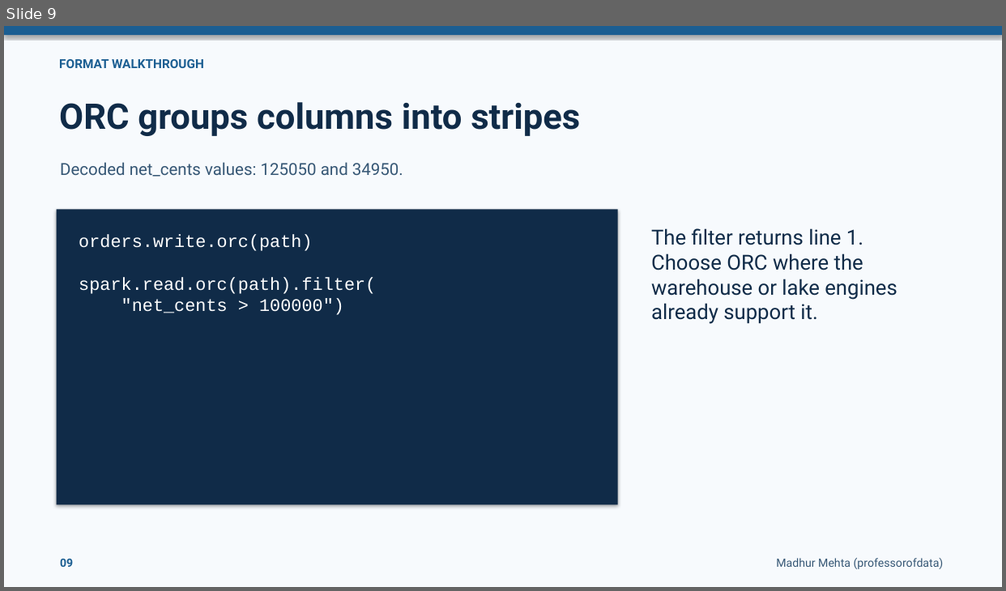
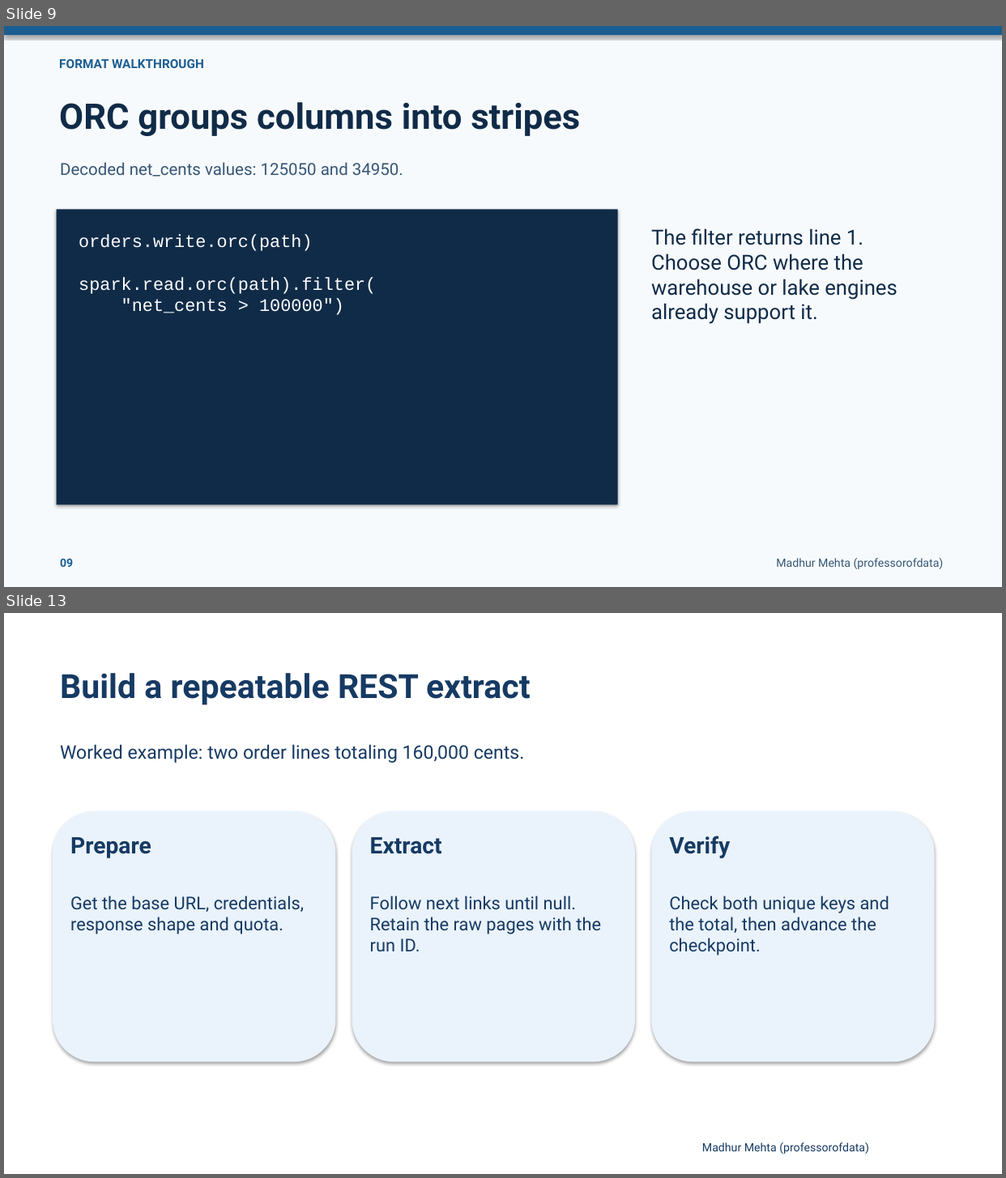
Before and after one commit to Techskills-Aus/azure-data-engineering, a slide deck: 01-data-engineering-foundations/03-data-sources-formats-and-apis/slides/Data Sources, Formats and APIs.pptx. Shown one above the other, each under a label of ours: slide 9 before the commit, slides 9 and 13 after it; the slides between them are not shown. The pictures are 1006x591 and 1006x1178 pixels, drawn with LibreOffice and Linux fonts; fonts in the diff are those of the drawing. Boxes give left, top, right and bottom in pixels: in the first picture for what was removed or moved away, otherwise in the second. Text is boxed around its words. In the diff, an @@ line names an element or a change of style, - is before the commit and + after.

Commit message:
Explain data lake table formats and API extraction in Day 03

```diff
--- a/01-data-engineering-foundations/03-data-sources-formats-and-apis/slides/Data Sources, Formats and APIs.pptx
+++ b/01-data-engineering-foundations/03-data-sources-formats-and-apis/slides/Data Sources, Formats and APIs.pptx
@@ slide 13 added at box(4, 613, 1002, 1174), background #FFFFFF @@
@@ text added at box(60, 673, 530, 705), 32 pt, text #163A63, bold @@
+Build a repeatable REST extract
@@ text added at box(60, 744, 525, 763), 18 pt, text #163A63 @@
+Worked example: two order lines totaling 160,000 cents.
@@ rounded rectangle added at box(53, 811, 335, 1063), fill #EAF3FC @@
@@ rounded rectangle added at box(352, 811, 635, 1063), fill #EAF3FC @@
@@ rounded rectangle added at box(651, 811, 935, 1063), fill #EAF3FC @@
@@ text added at box(70, 837, 151, 858), 22 pt, text #163A63, bold @@
+Prepare
@@ text added at box(370, 837, 442, 854), 22 pt, text #163A63, bold @@
+Extract
@@ text added at box(669, 836, 730, 858), 22 pt, text #163A63, bold @@
+Verify
@@ text added at box(70, 896, 304, 935), 17 pt, text #163A63 @@
+Get the base URL, credentials, response shape and quota.
@@ text added at box(370, 896, 601, 952), 17 pt, text #163A63 @@
+Follow next links until null. Retain the raw pages with the run ID.
@@ text added at box(669, 896, 889, 956), 17 pt, text #163A63 @@
+Check both unique keys and the total, then advance the checkpoint.
@@ text added at box(702, 1143, 869, 1154), 11 pt, text #163A63 @@
+Madhur Mehta (professorofdata)
```
Also in this commit, not shown: 4 slides changed, 2 other slides added, 2 other files.
